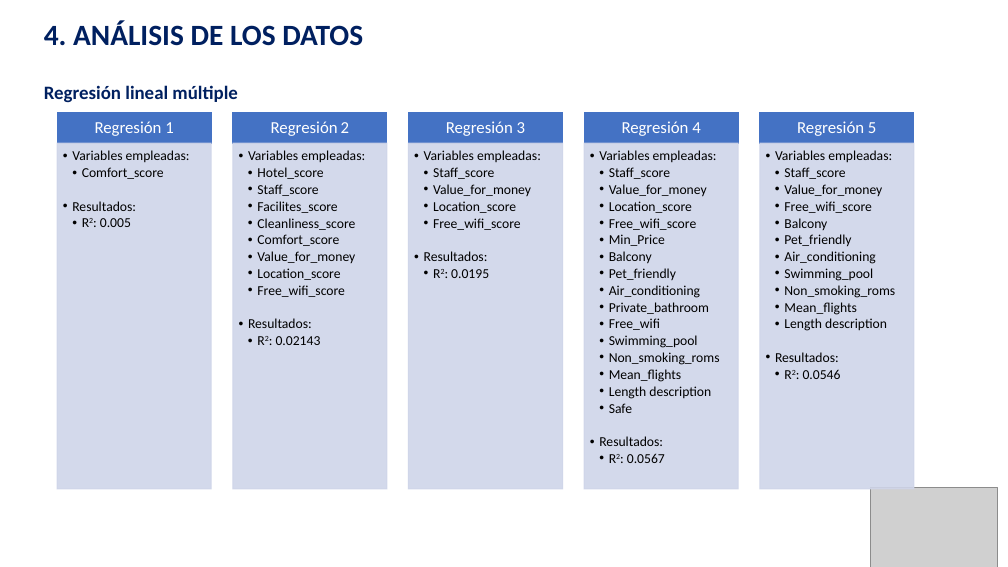
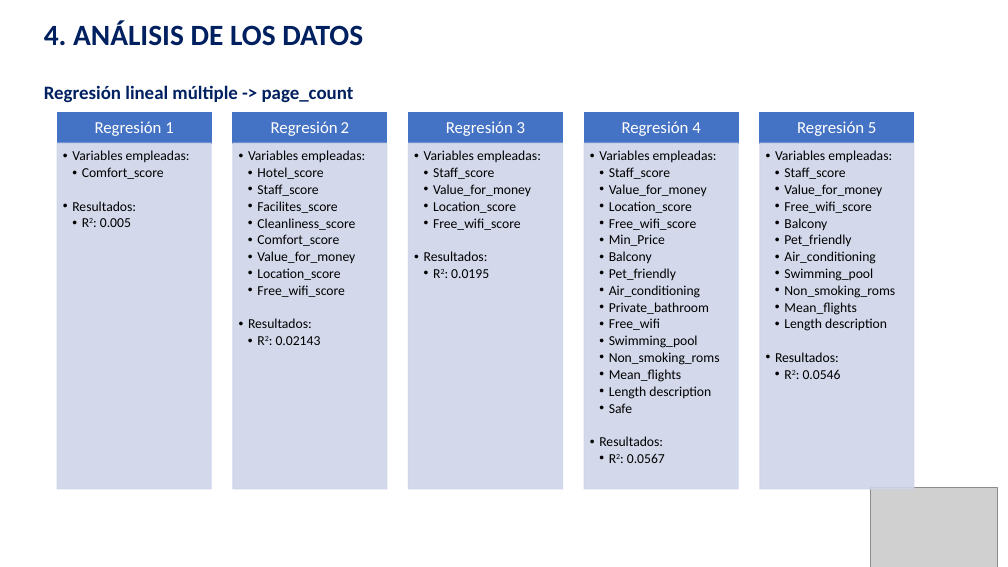
Before and after one commit to guiruha/DataCleaningUOC, a slide deck: slide 16 of Memoria_pres.pptx. Drawn at 1008x567 pixels with LibreOffice and Linux fonts; fonts in the diff are those of the drawing; grey boxes stand for pictures. Boxes give left, top, right and bottom in pixels: in the first picture for what was removed or moved away, otherwise in the second. Text is boxed around its words. In the diff, an @@ line names an element or a change of style, - is before the commit and + after.

```diff
--- a/Memoria_pres.pptx
+++ b/Memoria_pres.pptx
@@ text at [44,85,354,103]: text changed @@
-Regresión lineal múltiple
+Regresión lineal múltiple -> page_count
```
Also in this commit, not shown: 1 other slide changed, 1 slide added, 1 other file.
